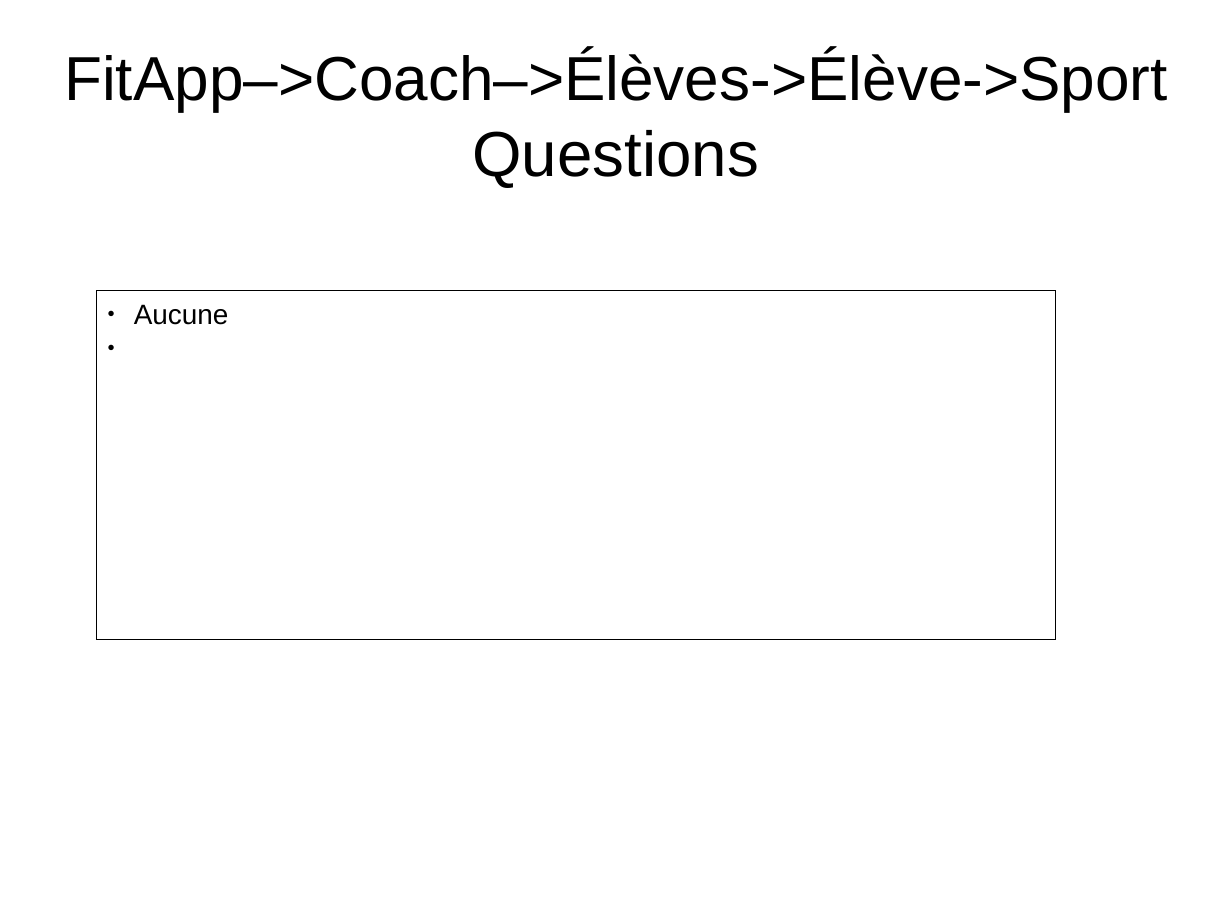
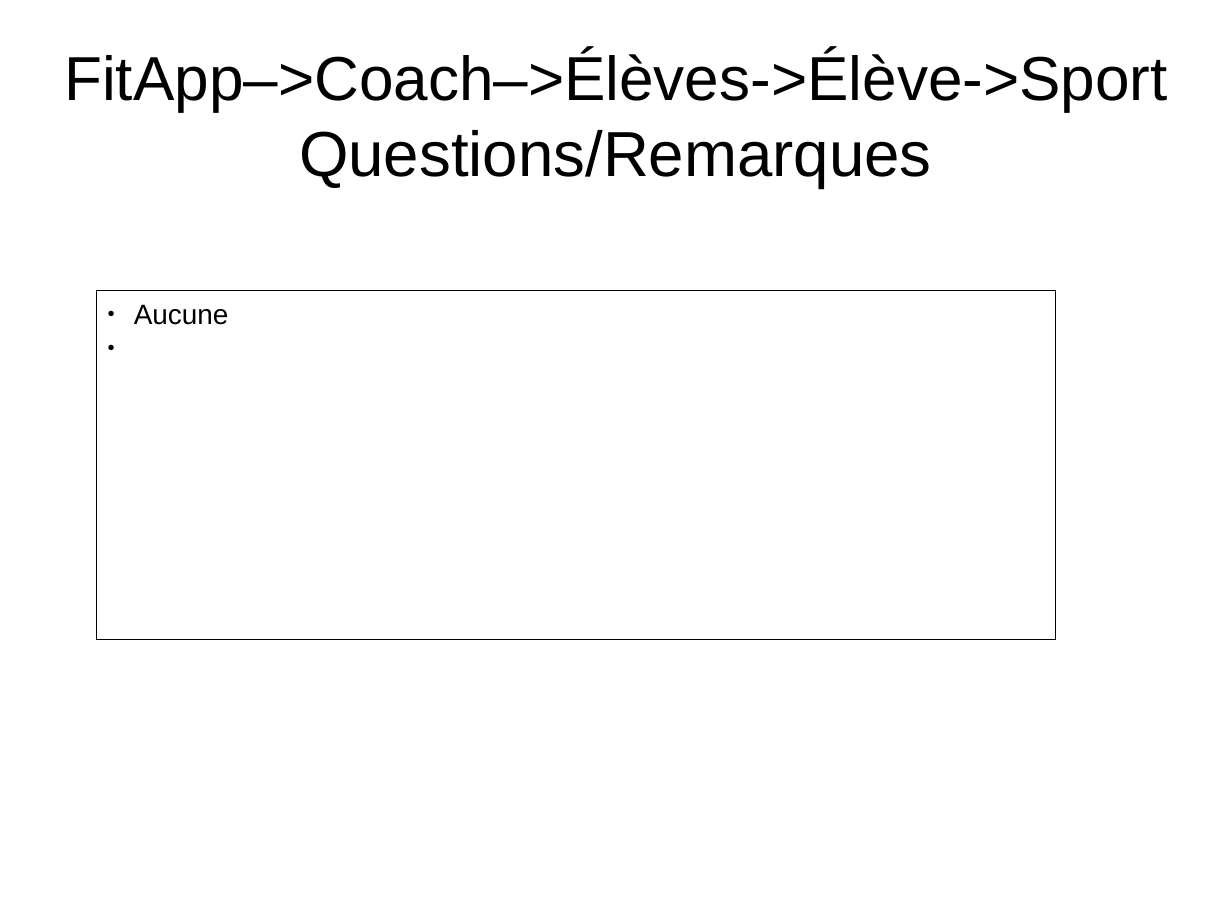
Before and after one commit to NicolasGavard/WebVysionSportV2, a slide deck: slide 36 of Documentations/FitApp - Elèves v1.02.odp. Drawn at 1232x924 pixels with LibreOffice and Linux fonts; fonts in the diff are those of the drawing. Boxes give left, top, right and bottom in pixels: in the first picture for what was removed or moved away, otherwise in the second. Text is boxed around its words. In the diff, an @@ line names an element or a change of style, - is before the commit and + after.

```diff
--- a/Documentations/FitApp - Elèves v1.02.odp
+++ b/Documentations/FitApp - Elèves v1.02.odp
@@ title at <box>64,50,1167,188</box>: text changed @@
-FitApp–>Coach–>Élèves->Élève->Sport
-Questions
+FitApp–>Coach–>Élèves->Élève->Sport
+Questions/Remarques
```
Also in this commit, not shown: 1 other slide changed, 7 slides added.
